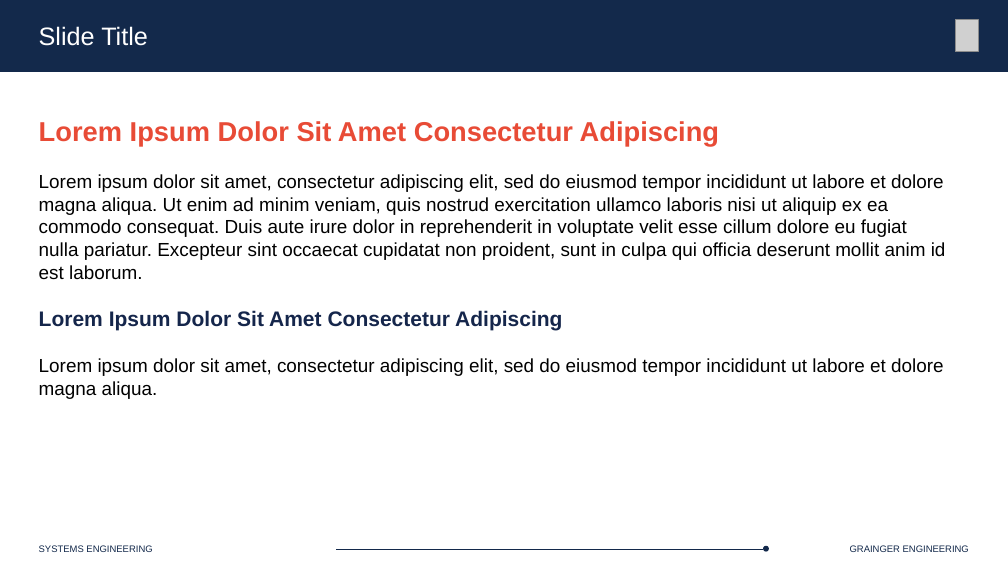
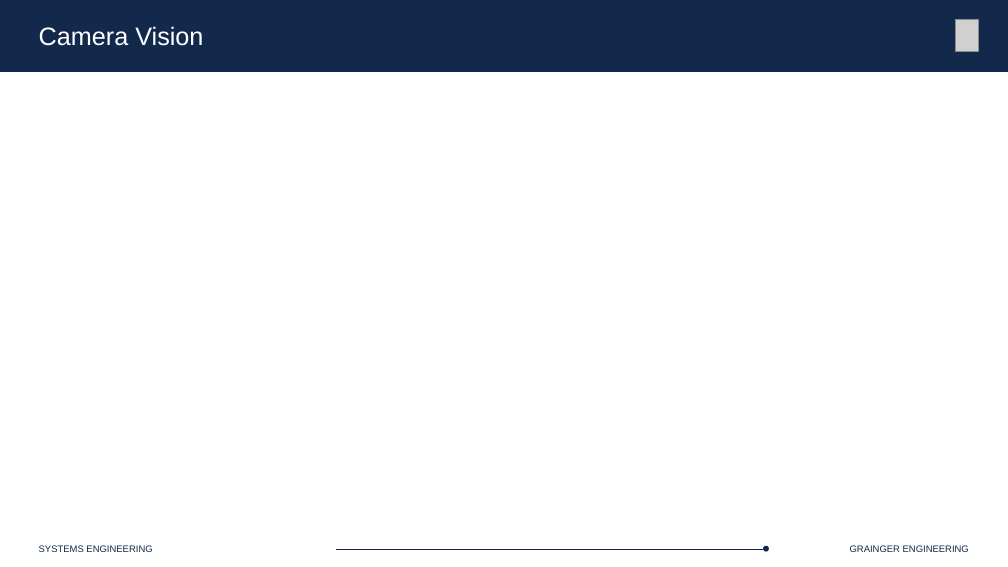
Before and after one commit to Marius-Juston/SE-423---Class-Material, a slide deck: slide 40 of Lectures/Slides/L17.pptx (slide 31 before the commit). Drawn at 1008x567 pixels with LibreOffice and Linux fonts; fonts in the diff are those of the drawing; grey boxes stand for pictures. Boxes give left, top, right and bottom in pixels: in the first picture for what was removed or moved away, otherwise in the second. Text is boxed around its words. In the diff, an @@ line names an element or a change of style, - is before the commit and + after.

Commit message:
finished lecture 17

```diff
--- a/Lectures/Slides/L17.pptx
+++ b/Lectures/Slides/L17.pptx
@@ text at box(39, 26, 203, 46): text changed @@
-Slide Title
+Camera Vision
@@ text removed at box(39, 121, 946, 399) @@
-Lorem Ipsum Dolor Sit Amet Consectetur Adipiscing
-Lorem ipsum dolor sit amet, consectetur adipiscing elit, sed do eiusmod tempor incididunt ut labore et dolore magna aliqua. Ut enim ad minim veniam, quis nostrud exercitation ullamco laboris nisi ut aliquip ex ea commodo consequat. Duis aute irure dolor in reprehenderit in voluptate velit esse cillum dolore eu fugiat nulla pariatur. Excepteur sint occaecat cupidatat non proident, sunt in culpa qui officia deserunt mollit anim id est laborum.
-Lorem Ipsum Dolor Sit Amet Consectetur Adipiscing
-Lorem ipsum dolor sit amet, consectetur adipiscing elit, sed do eiusmod tempor incididunt ut labore et dolore magna aliqua.
```
Also in this commit, not shown: 3 other slides changed, 8 slides added, 8 slides removed, 1 other file.
